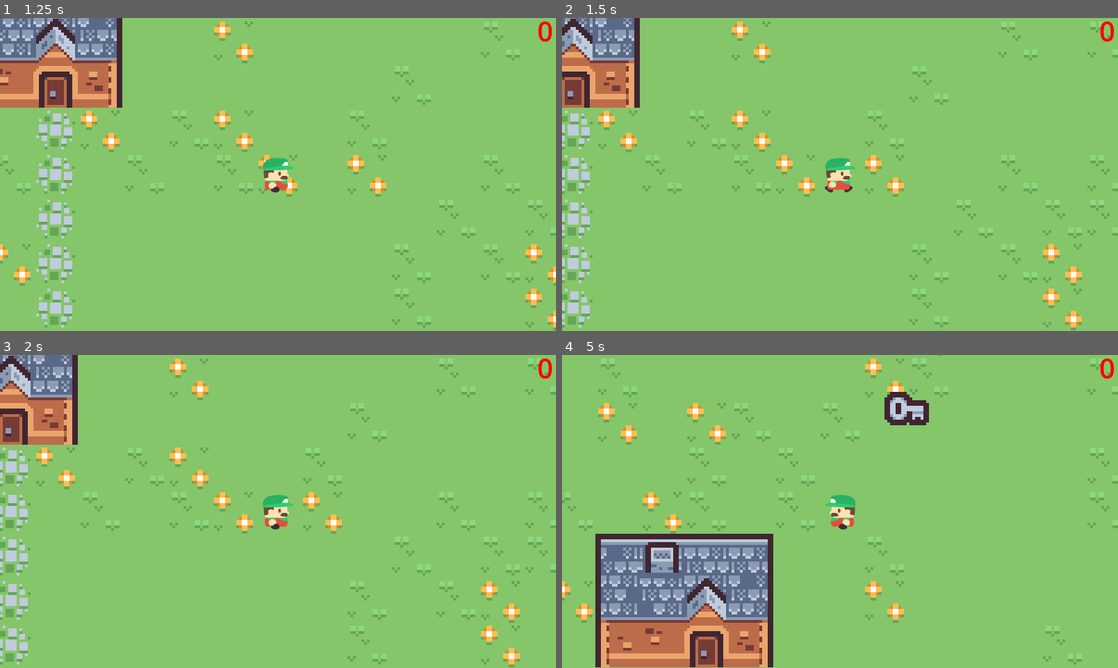
Above: before the commit, frames 1-4 (two rows, left to right).
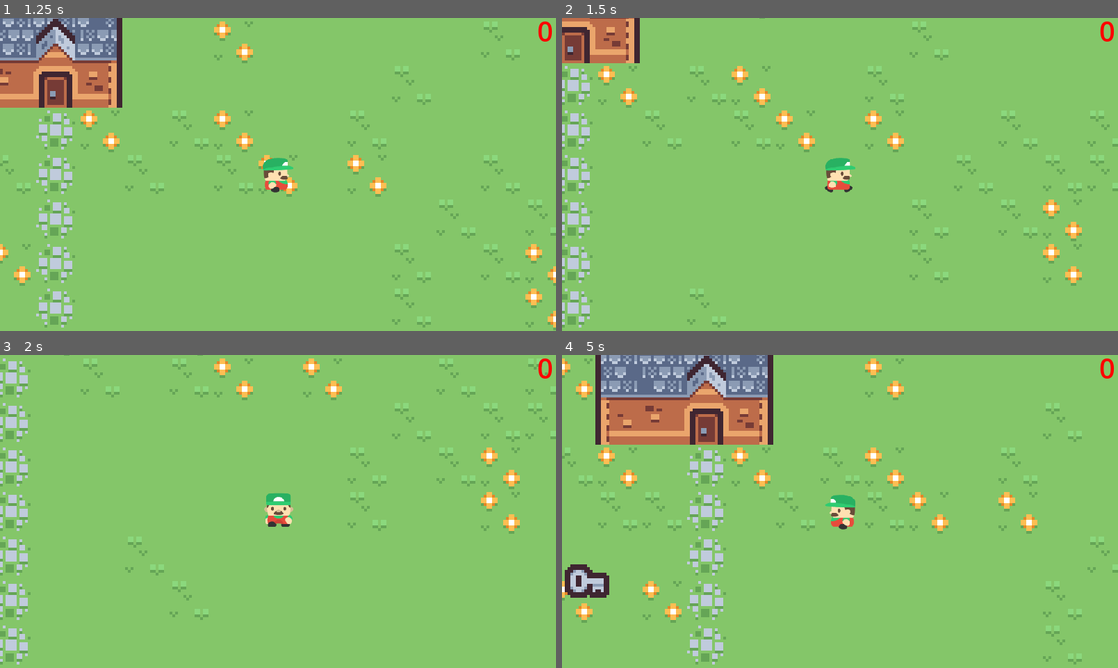
Above: after the commit, the same moments.

Repository: Starpen8Volkov/Kyle-First-Game
Game: Godot game, scene res://Scenes/main_game_window.tscn
Two runs of this game, one before a commit and one after it. Both use one fixed random seed, a clock stepped at 60 frames per second and the inputs below.
Inputs:
- Up to frame 1 (1.25 s): tap Enter at 0.5 s; hold Right (Player_Right) from 0.53 s (still down)
- Up to frame 2 (1.5 s): release Right (Player_Right) at 1.28 s; hold Down (Player_Down) from 1.28 s (still down)
- Up to frame 3 (2 s): keep holding Down (Player_Down)
- Up to frame 4 (5 s): release Down (Player_Down) at 2.03 s; hold Right (Player_Right) 2.03-2.78 s; hold Up (Player_Up) 2.78-3.53 s; hold Left (Player_Left) from 3.53 s (still down)

Frame 1 is identical in both runs. In frame 2, 8.1% of the frame differs, in the area x 0-100%, y 0-100%; in frame 3, 8.9%; in frame 4, 28%.

Commit message:
Collision Code

Diff:
--- a/Scenes/player.tscn
+++ b/Scenes/player.tscn
@@ -7,7 +7,7 @@
 size = Vector2(160, 160)
 
 [sub_resource type="RectangleShape2D" id="RectangleShape2D_8mqnw"]
-size = Vector2(160, 160)
+size = Vector2(150, 150)
 
 [node name="Player" type="CharacterBody2D" groups=["player"]]
 scale = Vector2(0.1, 0.1)
--- a/Scripts/player_grid_movement.gd
+++ b/Scripts/player_grid_movement.gd
@@ -6,9 +6,8 @@
 var toMove=Vector2(0,0)
 var cam
 var sprite
-var touches = {
-	"left":[], 'right':[], 'top':[], 'bottom':[]
-}
+var touches = []
+var moveLocks = []
 
 func _ready():
 	cam = get_tree().get_first_node_in_group("player_camera")
@@ -34,44 +33,17 @@
 		lastDir=3
 
 	if directionX!=null && toMove.x==0:
-		if lastDir==3:
-			var hasSolid=false
-			if touches['left'].size()>0:
-				for b in touches['left']:
-					if b.tile_set.get_physics_layer_collision_layer(1)==2:
-						hasSolid=true
-			if hasSolid==false:
-				toMove.x+=(tileSize.x)*directionX
-		elif lastDir==1:
-			var hasSolid=false
-			if touches['right'].size()>0:
-				for b in touches['right']:
-					if b.tile_set.get_physics_layer_collision_layer(1)==2:
-						hasSolid=true
-			if hasSolid==false:
-				toMove.x+=(tileSize.x)*directionX
+		if lastDir==1 or lastDir==3:
+			toMove.x+=(tileSize.x)*directionX
 	if directionY!=null && toMove.y==0:
-		if lastDir==0:
-			var hasSolid=false
-			if touches['top'].size()>0:
-				for b in touches['top']:
-					if b.tile_set.get_physics_layer_collision_layer(1)==2:
-						hasSolid=true
-			if hasSolid==false:
-				toMove.y+=(tileSize.y)*directionY
-		elif lastDir==3:
-			var hasSolid=false
-			if touches['bottom'].size()>0:
-				for b in touches['bottom']:
-					if b.tile_set.get_physics_layer_collision_layer(1)==2:
-						hasSolid=true
-			if hasSolid==false:
-				toMove.y+=(tileSize.y)*directionY
+		if lastDir==0 or lastDir==2:
+			toMove.y+=(tileSize.y)*directionY
 
 func _on_timer_timeout():
 	if toMove==Vector2(0,0):
 		sprite.stop()
 	else:
+		print(touches)
 		position+=toMove
 		cam.position=position
 
@@ -90,35 +62,35 @@
 
 func _on_left_body_entered(body):
 	if body!=Global.Player:
-		touches['left'].append(body)
+		touches.append([body,body.position-position])
 		#print(body.tile_set.get_physics_layer_collision_layer(2))
 
 func _on_right_body_entered(body):
 	if body!=Global.Player:
-		touches['right'].append(body)
+		touches.append([body,body.position-position])
 
 
 func _on_top_body_entered(body):
 	if body!=Global.Player:
-		touches['top'].append(body)
+		touches.append([body,body.position-position])
 
 
 func _on_bottom_body_entered(body):
 	if body!=Global.Player:
-		touches['bottom'].append(body)
+		touches.append([body,body.position-position])
 
 
-func _on_left_body_exited(body: Node2D) -> void:
-	touches['left'].erase(body)
+func _on_left_body_exited(body):
+	touches.erase([body,body.position-position])
 
 
 func _on_right_body_exited(body):
-	touches['right'].erase(body)
+	touches.erase([body,body.position-position])
 
 
 func _on_top_body_exited(body):
-	touches['top'].erase(body)
+	touches.erase([body,body.position-position])
 
 
 func _on_bottom_body_exited(body):
-	touches['bottom'].erase(body)
+	touches.erase([body,body.position-position])
